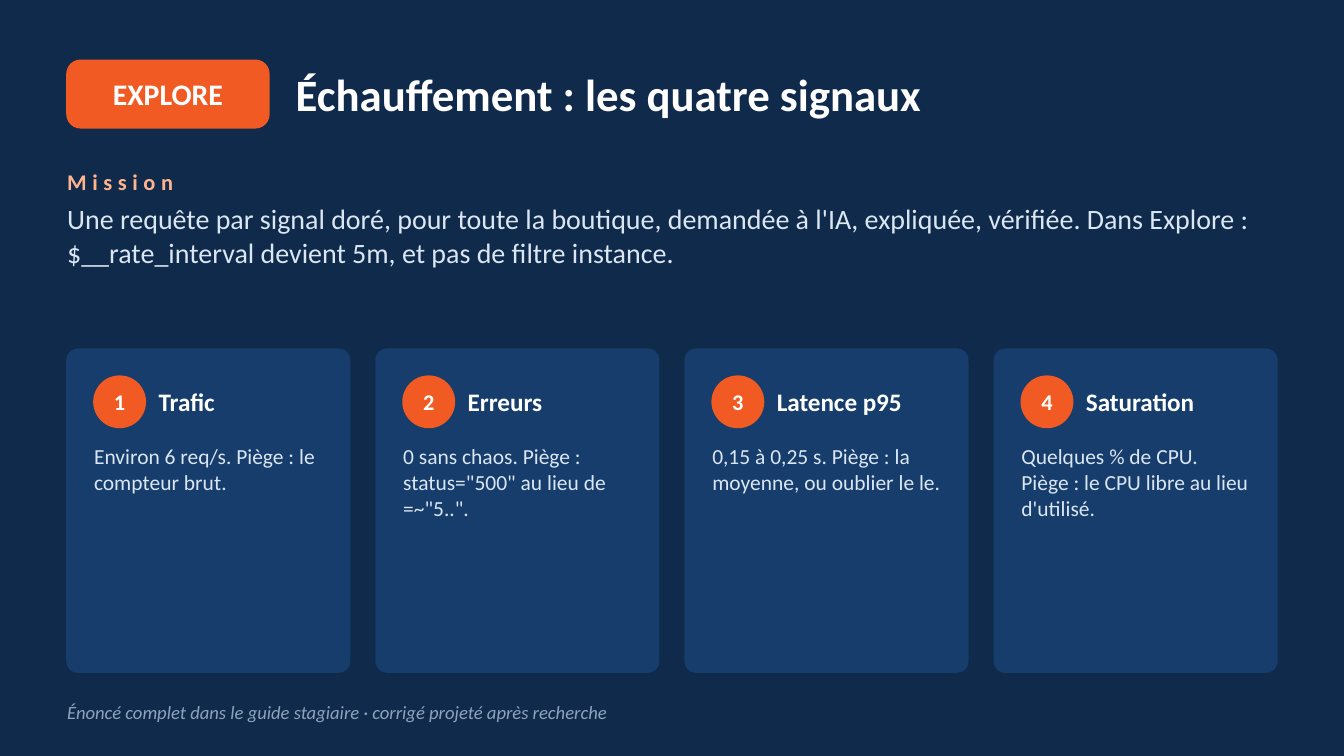
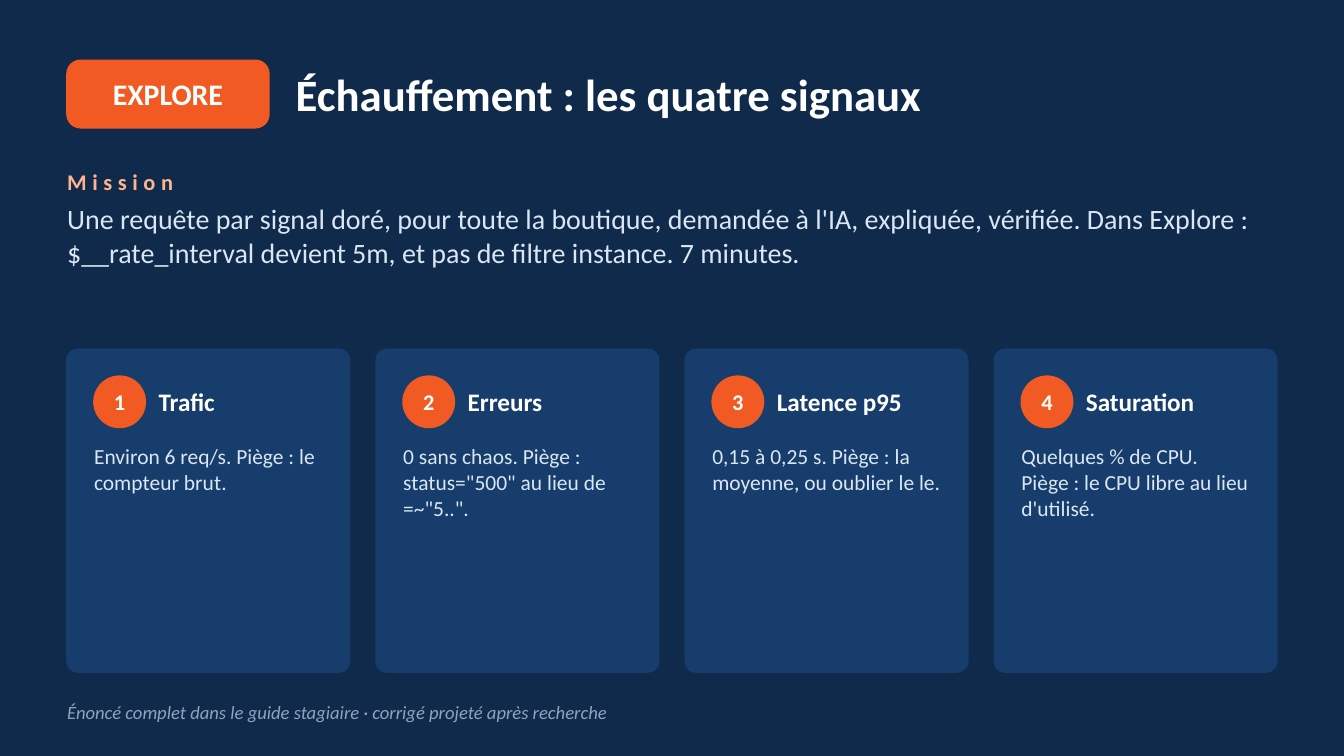
Before and after one commit to yparent/formation-observabilite-lab, a slide deck: slide 13 of docs/slides/Jour3-Prometheus-Grafana.pptx. Drawn at 1344x756 pixels with LibreOffice and Linux fonts; fonts in the diff are those of the drawing. Boxes give left, top, right and bottom in pixels: in the first picture for what was removed or moved away, otherwise in the second. Text is boxed around its words. In the diff, an @@ line names an element or a change of style, - is before the commit and + after.

```diff
--- a/docs/slides/Jour3-Prometheus-Grafana.pptx
+++ b/docs/slides/Jour3-Prometheus-Grafana.pptx
@@ text at (x1=67, y1=209, x2=1234, y2=268): text changed @@
-Une requête par signal doré, pour toute la boutique, demandée à l'IA, expliquée, vérifiée. Dans Explore : $__rate_interval devient 5m, et pas de filtre instance.
+Une requête par signal doré, pour toute la boutique, demandée à l'IA, expliquée, vérifiée. Dans Explore : $__rate_interval devient 5m, et pas de filtre instance. 7 minutes.
```
Also in this commit, not shown: 2 other slides changed, 9 other files.
